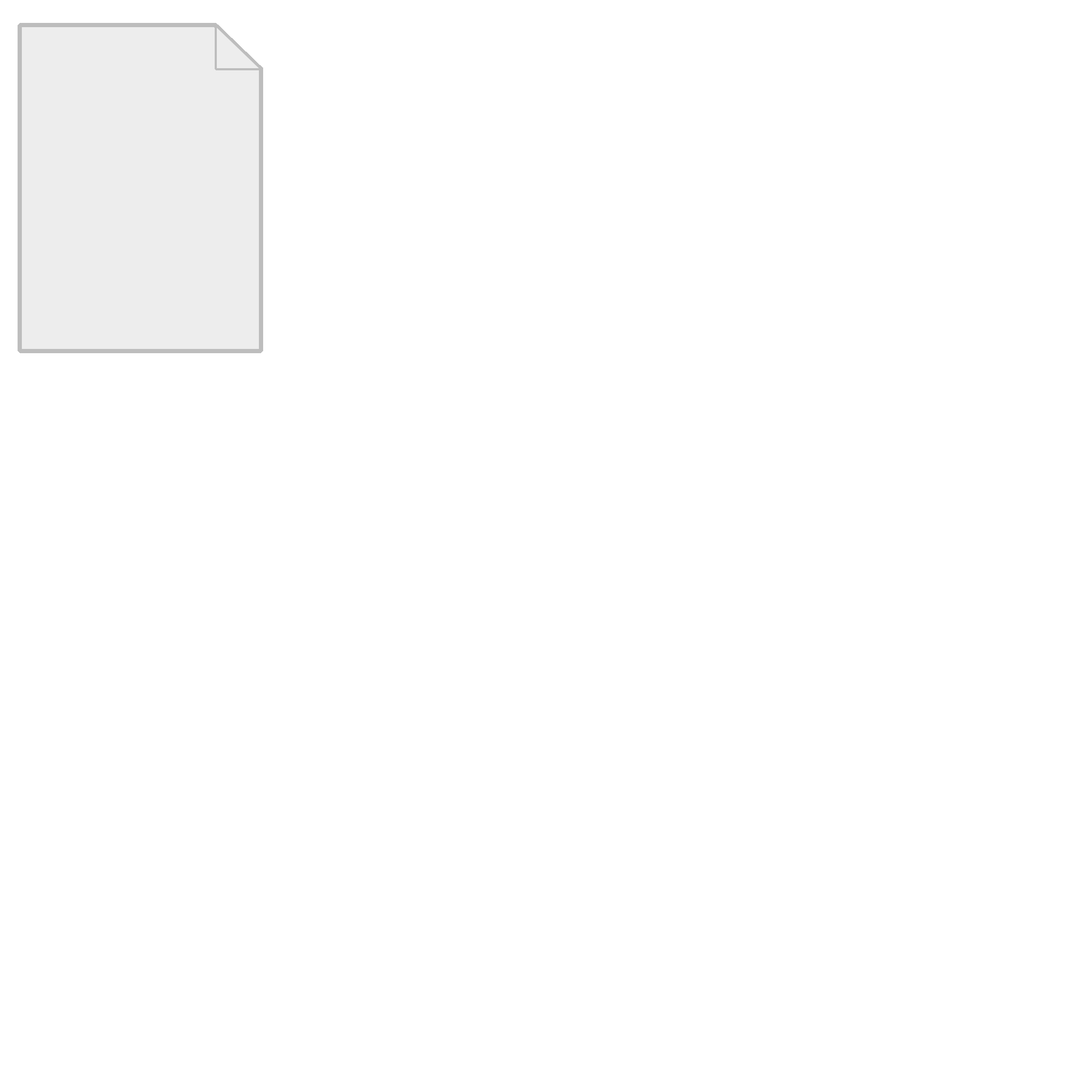
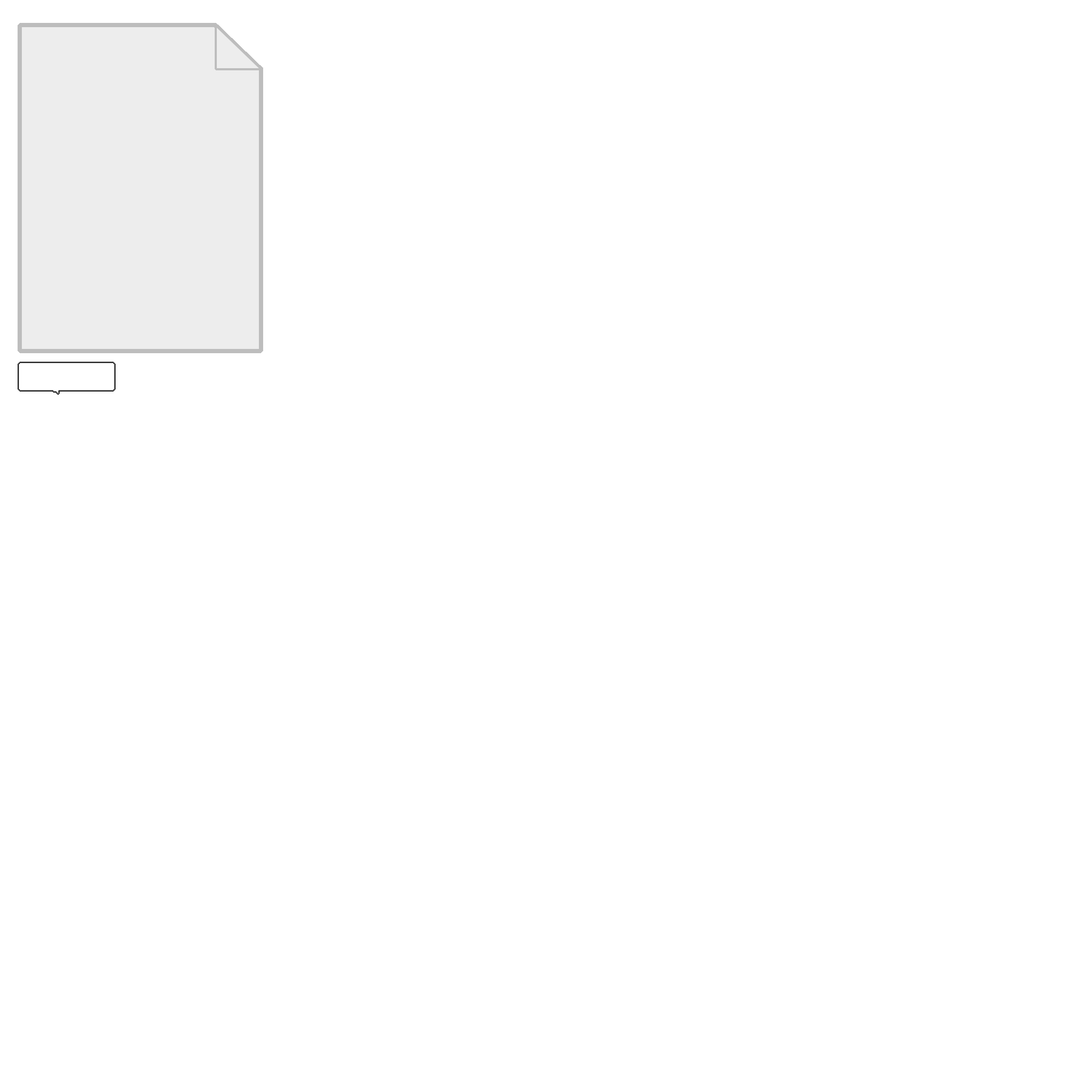
Layers edited between the first and the second w=1091, h=1091 image:
added group "PlayerChatBubble" with 2 layers above "Paper" over [17, 361, 116, 395]
added layer "Outline" (59%) in group "PlayerChatBubble" over [17, 361, 116, 395]
added layer "BG" in group "PlayerChatBubble" over [17, 361, 116, 395]
